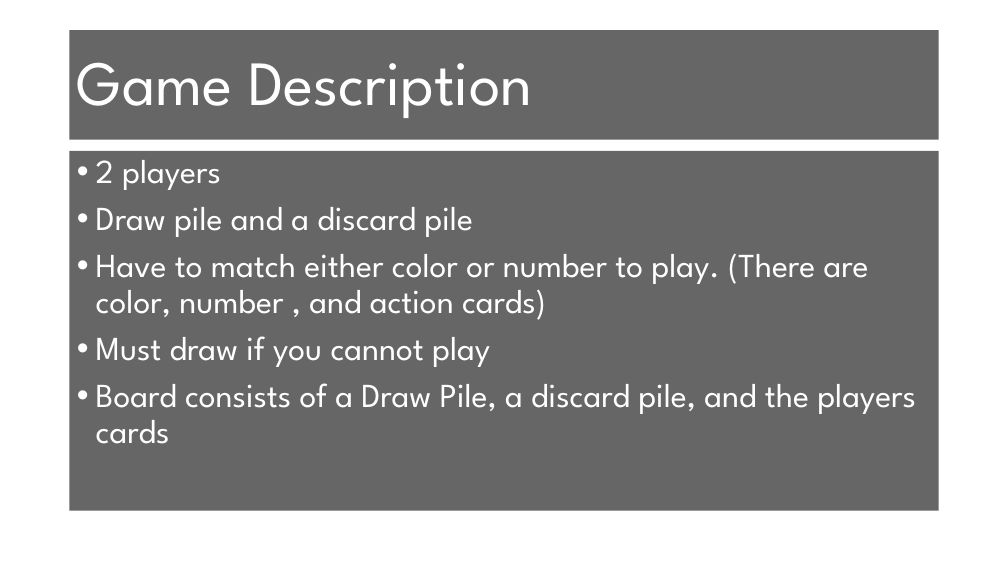
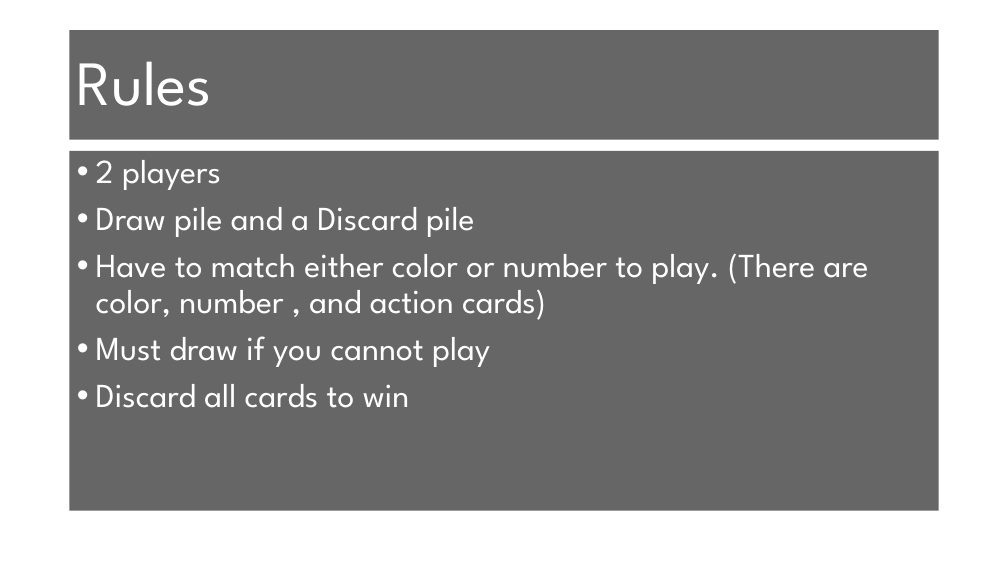
Before and after one commit to KylerSmith/Uno, a slide deck: slide 3 of ProjectPresentation.pptx (slide 2 before the commit). Drawn at 1008x567 pixels with LibreOffice and Linux fonts; fonts in the diff are those of the drawing; background and template pictures are left out. Boxes give left, top, right and bottom in pixels: in the first picture for what was removed or moved away, otherwise in the second. Text is boxed around its words. In the diff, an @@ line names an element or a change of style, - is before the commit and + after.

```diff
--- a/ProjectPresentation.pptx
+++ b/ProjectPresentation.pptx
@@ title at [77, 61, 212, 106]: text changed @@
-Game Description
+Rules
@@ text at [96, 207, 475, 237]: text changed @@
-• Draw pile and a discard pile
+• Draw pile and a Discard pile
@@ text at [96, 384, 410, 408]: text changed @@
-• Board consists of a Draw Pile, a discard pile, and the players cards
+• Discard all cards to win
```
Also in this commit, not shown: 3 other slides changed, 10 slides added, 3 slides removed.
